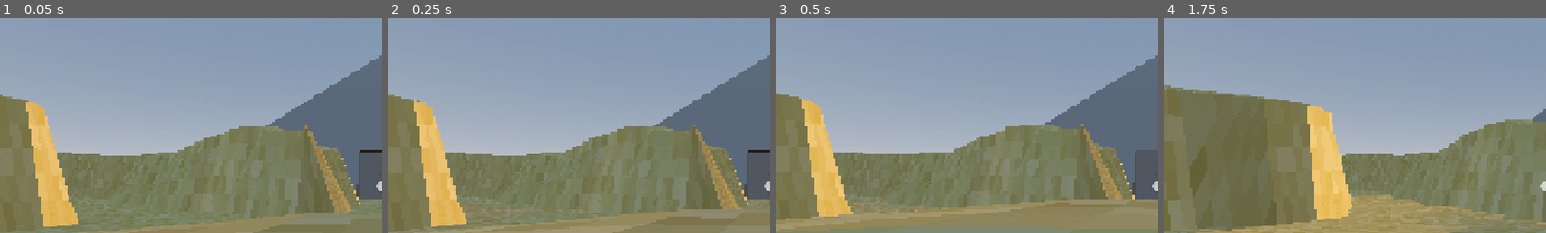
Above: before the commit, frames 1-4 (left to right).
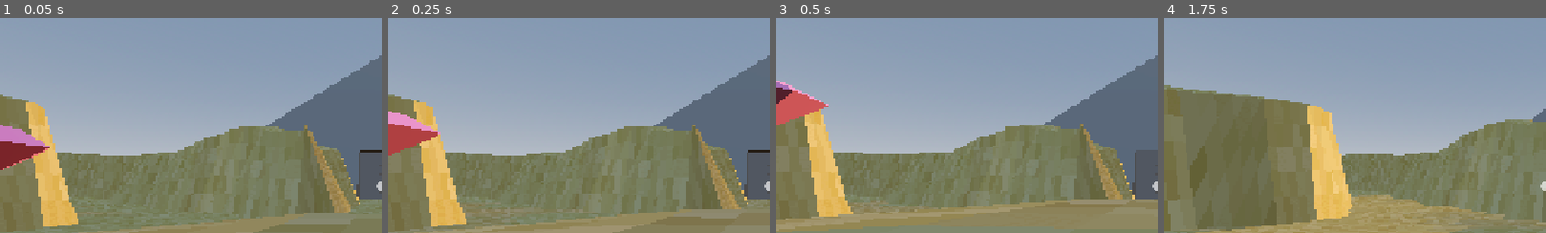
Above: after the commit, the same moments.

Repository: Octoan1/Respawn-Game-Jam-2025
Game: Godot game, scene res://scenes/main.tscn
The game is run twice, just before and just after one commit, with the same random seed, the same clock (stepped at 60 frames per second) and the same inputs.
Inputs (mouse positions are % of the whole screen's width and height, from its top left):
- Up to frame 1 (0.05 s): no input
- Up to frame 2 (0.25 s): no input
- Up to frame 3 (0.5 s): no input
- Up to frame 4 (1.75 s): tap Enter at 0.5 s; move the mouse to (55, 50) at 0.52 s; hold W (move_forward) from 0.53 s (still down); click (55, 50) at 0.6 s; tap Space (jump) at 0.77, 1.52 s; move the mouse to (45, 50) at 1.27 s; click (45, 50) at 1.35 s
The pictures show only the part of the screen within x 0-50%, y 11-61%; the shares and areas given below are measured in that part.

The runs differ from the first frame. In frame 1, 1.6% of the frame differs, in the area x 0-13%, y 49-71%; in frame 2, 1.6%; in frame 3, 1.6%; in frame 4, nothing differs.

Commit message:
added interactable gems

Diff:
--- a/project.godot
+++ b/project.godot
@@ -20,10 +20,10 @@
 GlobalTime="*res://scripts/GlobalTime.gd"
 Settings="*res://scripts/Settings.gd"
 UIManager="*res://scripts/ui_manager.gd"
+GameManager="*res://scripts/game_manager.gd"
 
 [display]
 
-window/size/mode=2
 window/stretch/mode="canvas_items"
 
 [input]
--- a/scenes/components/interactable.gd
+++ b/scenes/components/interactable.gd
@@ -1,14 +1,9 @@
 extends Node3D
-
 class_name Interactable
 
-@export var interable: bool = false
+#@export var interable: bool = false
 
-# Called when the node enters the scene tree for the first time.
-func _ready() -> void:
-	pass # Replace with function body.
+signal interacted()
 
-
-# Called every frame. 'delta' is the elapsed time since the previous frame.
-func _process(delta: float) -> void:
-	pass
+func interact():
+	interacted.emit()
--- /dev/null
+++ b/scenes/environment/props/interactables/gem.gd
@@ -0,0 +1,27 @@
+extends Node3D
+
+#@export var spawn_coords : Vector3
+@export var color: Color
+
+@onready var mesh: MeshInstance3D = $MeshInstance3D
+
+func _ready() -> void:
+	# set start position
+	#global_position = spawn_coords
+	# set color
+	if mesh.material_override == null:
+		mesh.material_override = StandardMaterial3D.new()
+	mesh.material_override.albedo_color = color
+
+
+var t := 0.0
+func _process(delta: float) -> void:
+	t += delta
+	position.y += sin(t) * 0.001
+	rotate_y(PI/4 * delta)
+
+
+func _on_gem_interacted() -> void:
+	#print("-- gem interacted")
+	GameManager.add_gem(self)
+	queue_free()
--- a/scenes/environment/props/gem.tscn
+++ b/scenes/environment/props/interactables/gem.tscn
@@ -1,6 +1,7 @@
-[gd_scene load_steps=6 format=3 uid="uid://chric61ueb3o"]
+[gd_scene load_steps=7 format=3 uid="uid://chric61ueb3o"]
 
 [ext_resource type="ArrayMesh" uid="uid://n4vcu1jpv4lr" path="res://assets/models/Gem.obj" id="1_4yqmr"]
+[ext_resource type="Script" uid="uid://mq5ccd6pxiri" path="res://scenes/environment/props/interactables/gem.gd" id="1_oywcy"]
 [ext_resource type="Script" uid="uid://culihtv734n8p" path="res://scenes/components/interactable.gd" id="2_lutik"]
 
 [sub_resource type="StandardMaterial3D" id="StandardMaterial3D_4yqmr"]
@@ -12,6 +13,7 @@
 points = PackedVector3Array(-0.5450724, 1.3493843, -0.48463586, 0.9665901, 1.0153822, 0.513381, 0.92467135, 0.94385785, …(1031 unchanged characters)…
 
 [node name="Gem" type="Node3D"]
+script = ExtResource("1_oywcy")
 
 [node name="MeshInstance3D" type="MeshInstance3D" parent="."]
 mesh = ExtResource("1_4yqmr")
@@ -26,3 +28,5 @@
 [node name="Interactable" type="Node3D" parent="."]
 script = ExtResource("2_lutik")
 metadata/_custom_type_script = "uid://culihtv734n8p"
+
+[connection signal="interacted" from="Interactable" to="." method="_on_gem_interacted"]
--- a/scenes/main.tscn
+++ b/scenes/main.tscn
@@ -10,7 +10,7 @@
 [ext_resource type="Texture2D" uid="uid://btf5arbs8djy5" path="res://assets/crosshair.svg" id="6_o6xl0"]
 [ext_resource type="PackedScene" uid="uid://udesrlmps4m4" path="res://scenes/environment/props/map.tscn" id="6_tipki"]
 [ext_resource type="PackedScene" uid="uid://b7cfmo3tbto5t" path="res://scenes/pyramid.tscn" id="7_tipki"]
-[ext_resource type="PackedScene" uid="uid://chric61ueb3o" path="res://scenes/environment/props/gem.tscn" id="10_eb6dy"]
+[ext_resource type="PackedScene" uid="uid://chric61ueb3o" path="res://scenes/environment/props/interactables/gem.tscn" id="10_eb6dy"]
 [ext_resource type="Texture2D" uid="uid://dsqdrajec6dag" path="res://assets/interaction_crosshair.png" id="11_ya4ey"]
 
 [sub_resource type="GDScript" id="GDScript_tbgi4"]
@@ -141,6 +141,7 @@
 transform = Transform3D(2, 0, 0, 0, 2, 0, 0, 0, 2, 0, 0, 0)
 
 [node name="Floor" parent="Objects" instance=ExtResource("3_tipki")]
+visible = false
 
 [node name="BoxTest" parent="Objects" instance=ExtResource("4_tipki")]
 transform = Transform3D(1, 0, 0, 0, 1, 0, 0, 0, 1, 3.30316, 0.5258244, -0.48880672)
@@ -151,8 +152,19 @@
 [node name="Pyramid" parent="Objects" instance=ExtResource("7_tipki")]
 transform = Transform3D(3, 0, 0, 0, 3, 0, 0, 0, 3, 16, -23.320759, -563.77527)
 
-[node name="Gem" parent="Objects" instance=ExtResource("10_eb6dy")]
-transform = Transform3D(1, 0, 0, 0, 1, 0, 0, 0, 1, -1.978755, -7.0152874, -41.531334)
+[node name="GemContainer" type="Node" parent="Objects"]
+
+[node name="Gem" parent="Objects/GemContainer" instance=ExtResource("10_eb6dy")]
+transform = Transform3D(1, 0, 0, 0, 1, 0, 0, 0, 1, -12.601067, -4.935496, -44.59222)
+color = Color(0.62352943, 0.8235294, 0, 1)
+
+[node name="Gem2" parent="Objects/GemContainer" instance=ExtResource("10_eb6dy")]
+transform = Transform3D(1, 0, 0, 0, 1, 0, 0, 0, 1, -12.601067, -3.5328946, -57.132687)
+color = Color(0.97411424, 0.58859926, 0.88071537, 1)
+
+[node name="Gem3" parent="Objects/GemContainer" instance=ExtResource("10_eb6dy")]
+transform = Transform3D(1, 0, 0, 0, 1, 0, 0, 0, 1, -2.7801743, -3.7638316, -53.69524)
+color = Color(5.0055983e-06, 0.8389714, 0.88756067, 1)
 
 [node name="UI" type="Node" parent="."]
 unique_name_in_owner = true
--- a/scenes/player/interaction_ray_cast.gd
+++ b/scenes/player/interaction_ray_cast.gd
@@ -5,9 +5,10 @@
 
 var wasLooking : bool = false
 func _process(_delta: float) -> void:
-	if is_colliding():
+	var collider = get_collider()
+	if collider:
 		wasLooking = true
-		var new_target = get_collider().get_owner()
+		var new_target : Node3D = collider.get_owner()
 		looking_at.emit(new_target)
 		#print("Looking at: ",new_target)
 	elif wasLooking:
--- a/scenes/player/player.gd
+++ b/scenes/player/player.gd
@@ -1,4 +1,6 @@
 extends CharacterBody3D
+
+#signal interact(target)
 
 @export var SPEED: float = 15
 @export var JUMP_VELOCITY: float = 4.5
@@ -42,9 +44,14 @@
 	if Input.is_action_pressed("jump") and (is_on_floor() or can_fly):
 		velocity.y = JUMP_VELOCITY
 
-	# Interaction Quick Test
-	if Input.is_action_just_pressed("interact"):
-		print("interacted with: ", interaction_target)
+	# Interaction
+	if Input.is_action_just_pressed("interact") and interaction_target != null:
+		var interactable : Interactable = interaction_target.find_child("Interactable")
+		if interactable:
+			#print("interacted with: ", interaction_target.name)
+			interactable.interact()
+		else:
+			print("CANNOT interact with: ", interaction_target)
 
 	# Get the input direction and handle the movement/deceleration.
 	# As good practice, you should replace UI actions with custom gameplay actions.
@@ -62,7 +69,7 @@
 #@onready var crosshair: TextureRect = $Head/Camera3D/Control/Crosshair
 #@onready var crosshair_2: TextureRect = $Head/Camera3D/Control/Crosshair2
 var interaction_target
-func _on_interaction_ray_cast_looking_at(target: Variant) -> void:
+func _on_interaction_ray_cast_looking_at(target: Node3D) -> void:
 	#crosshair.visible = false
 	#crosshair_2.visible = true
 	self.interaction_target = target
--- /dev/null
+++ b/scripts/game_manager.gd
@@ -0,0 +1,10 @@
+extends Node
+
+var gems_collected: Array[Node]
+var score: int = 0
+
+func add_gem(gem: Node) -> void:
+	if not gems_collected.has(gem):
+		gems_collected.append(gem)
+		score += 1
+		print("Gem collected:", gem.name, ", Total gems:", gems_collected.size())
Not shown, added: scenes/environment/props/interactables/gem.gd.uid
Not shown, added: scripts/game_manager.gd.uid
